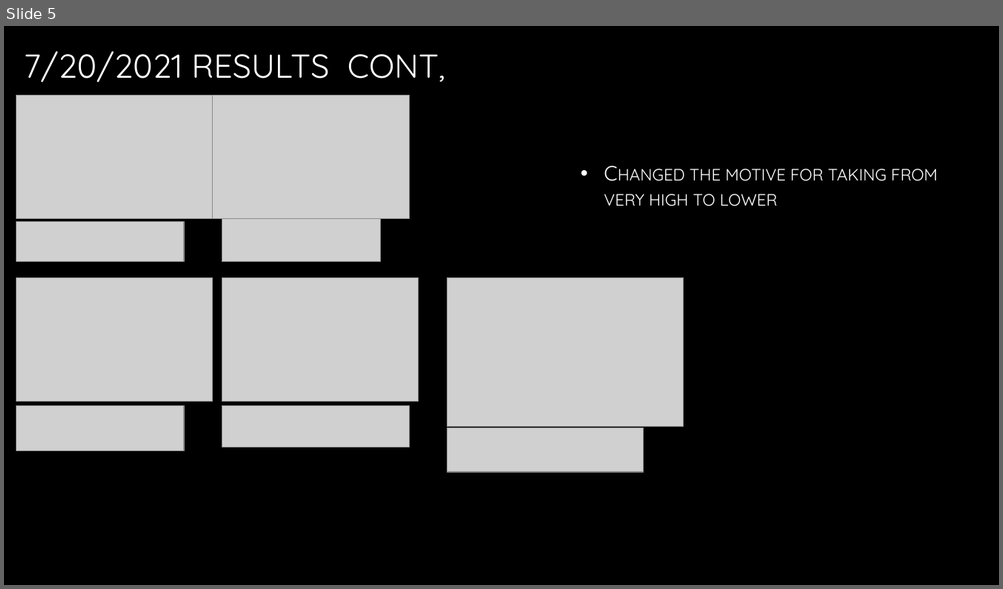
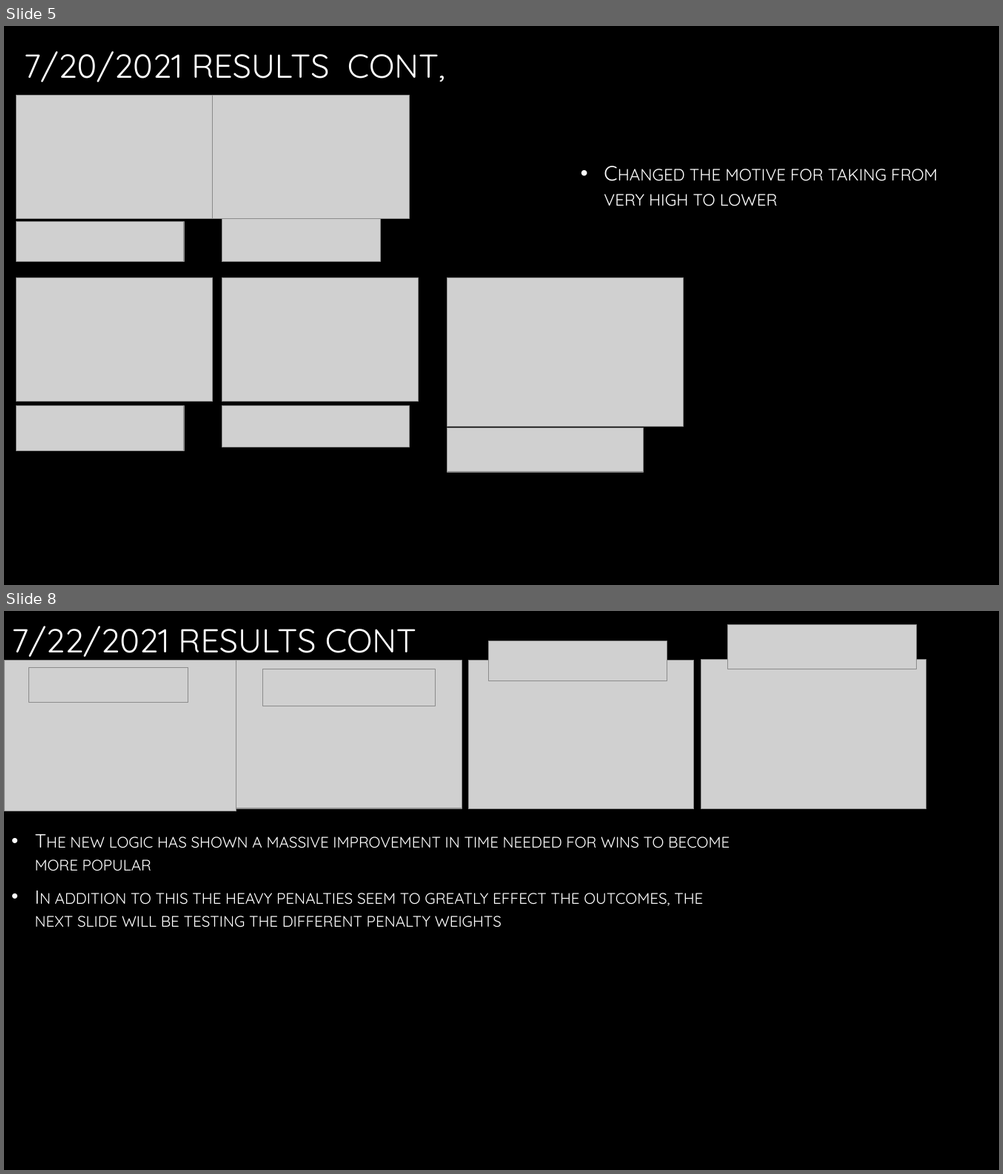
Before and after one commit to kch34/summer_2021, a slide deck: Reinforcement Learning/experiments.pptx. Shown one above the other, each under a label of ours: slide 5 before the commit, slides 5 and 8 after it; the slides between them are not shown. The pictures are 1003x589 and 1003x1174 pixels, drawn with LibreOffice and Linux fonts; fonts in the diff are those of the drawing; grey boxes stand for pictures; background and template pictures are left out. Boxes give left, top, right and bottom in pixels: in the first picture for what was removed or moved away, otherwise in the second. Text is boxed around its words. In the diff, an @@ line names an element or a change of style, - is before the commit and + after.

Commit message:
7/22/2021
I finished the new logic and tested extensively.
The new logic has greatly improved the turn time and now I want to test what weights and rewards effect it more

```diff
--- a/Reinforcement Learning/experiments.pptx
+++ b/Reinforcement Learning/experiments.pptx
@@ slide 8 added at <box>4,611,999,1170</box>, background picture (left out) @@
@@ title added at <box>11,626,416,661</box>, 32 pt, text gradient #FFFFFF to #A6A6A6 @@
+7/22/2021 RESULTS CONT
@@ picture added at <box>728,624,916,669</box> @@
@@ picture added at <box>488,641,666,681</box> @@
@@ picture added at <box>4,661,236,812</box> @@
@@ picture added at <box>28,668,188,703</box> @@
@@ picture added at <box>236,661,461,809</box> @@
@@ picture added at <box>263,669,435,706</box> @@
@@ picture added at <box>468,661,694,809</box> @@
@@ picture added at <box>701,660,926,809</box> @@
@@ text added at <box>35,837,729,928</box>, 18.5 pt, text gradient #FFFFFF to #BFBFBF, small capitals @@
+• The new logic has shown a massive improvement in time needed for wins to become more popular
+• In addition to this the heavy penalties seem to greatly effect the outcomes, the next slide will be testing the different penalty weights
```
Also in this commit, not shown: 3 other slides added, 29 other files.
